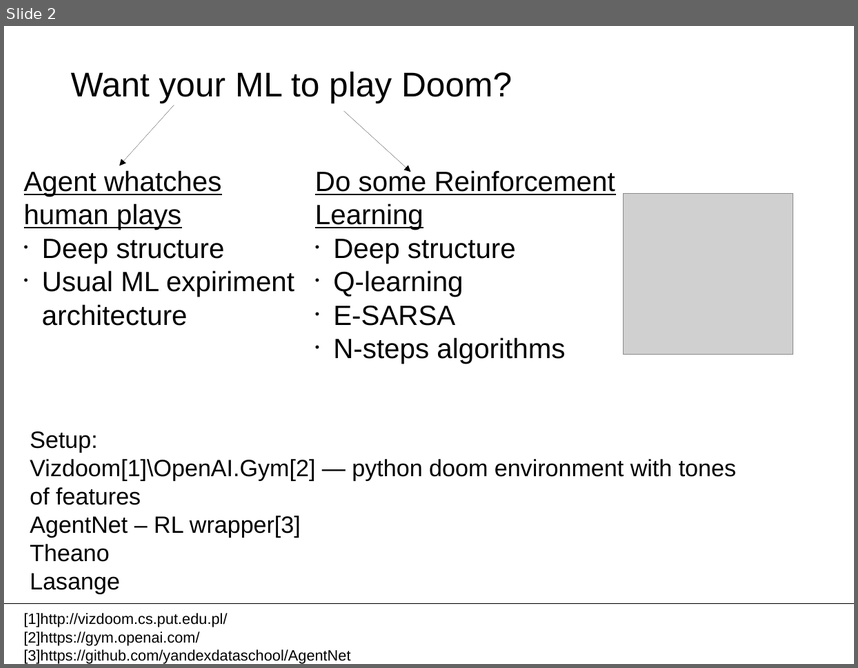
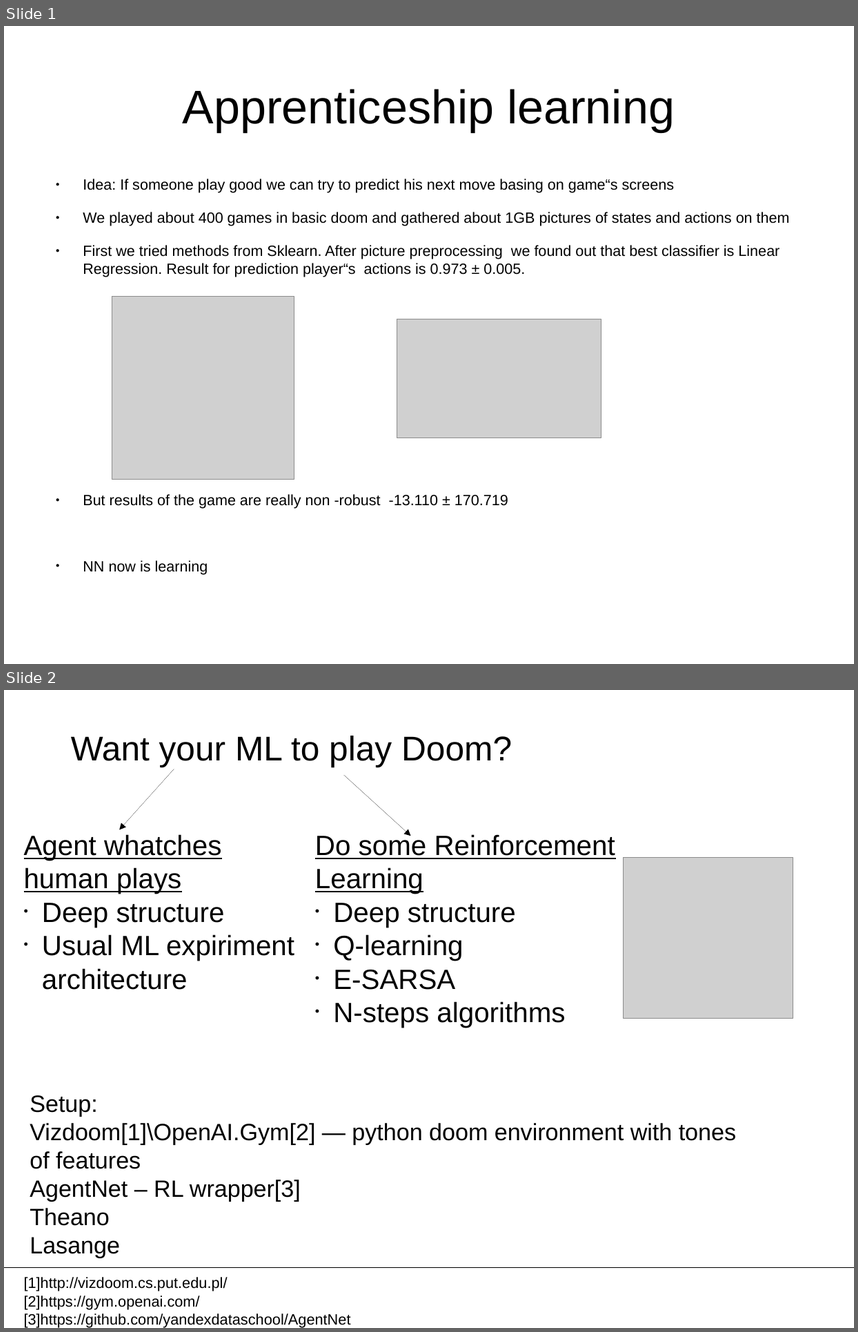
Before and after one commit to vaa239/doom, a slide deck: Без имени 1.odp. Shown one above the other, each under a label of ours: slide 2 before the commit, slides 1 and 2 after it. The pictures are 858x668 and 858x1332 pixels, drawn with LibreOffice and Linux fonts; fonts in the diff are those of the drawing; grey boxes stand for pictures. Boxes give left, top, right and bottom in pixels: in the first picture for what was removed or moved away, otherwise in the second. Text is boxed around its words. In the diff, an @@ line names an element or a change of style, - is before the commit and + after.

```diff
--- a/Без имени 1.odp
+++ b/Без имени 1.odp
@@ slide 1 added at <box>4,26,854,664</box>, background #FFFFFF @@
@@ title added at <box>183,89,675,132</box>, 44 pt, text #000000 @@
+Apprenticeship learning
@@ text added at <box>83,178,790,508</box>, 13.9 pt, text #000000 @@
+● Idea: If someone play good we can try to predict his next move basing on game“s screens
+● We played about 400 games in basic doom and gathered about 1GB pictures of states and actions on them
+● First we tried methods from Sklearn. After picture preprocessing we found out that best classifier is Linear Regression. Result for prediction player“s actions is 0.973 ± 0.005.
+● But results of the game are really non -robust -13.110 ± 170.719
+● NN now is learning
@@ picture added at <box>112,296,294,479</box> @@
@@ picture added at <box>397,319,601,438</box> @@
```
Also in this commit, not shown: 1 slide removed.
